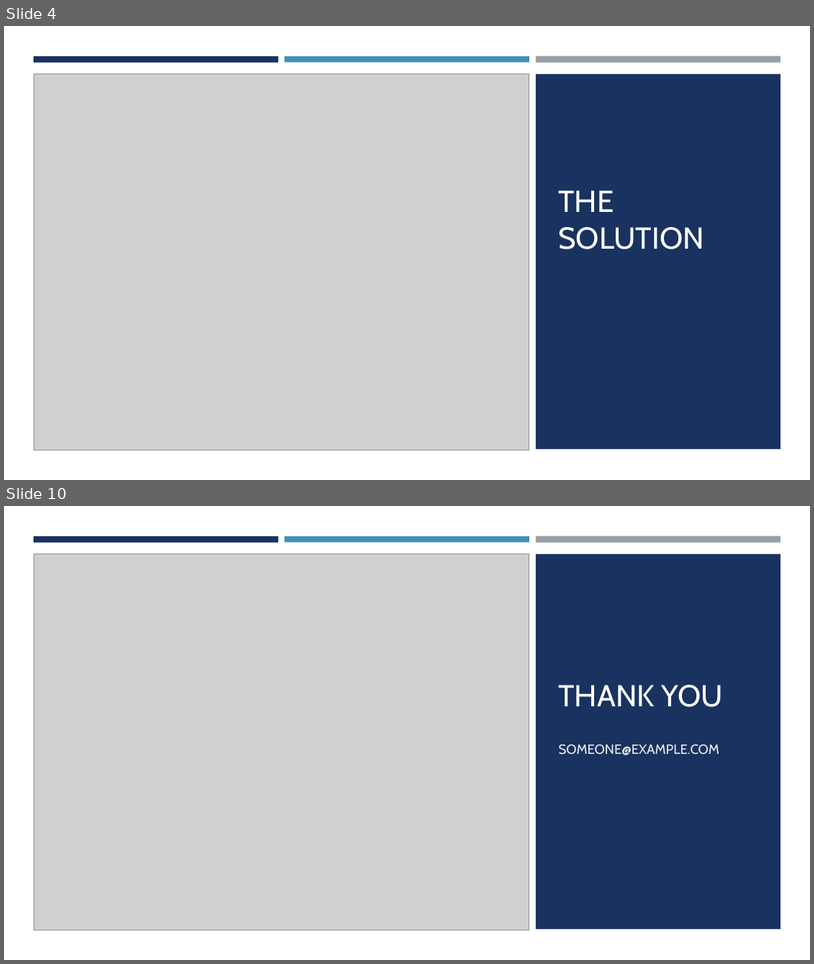
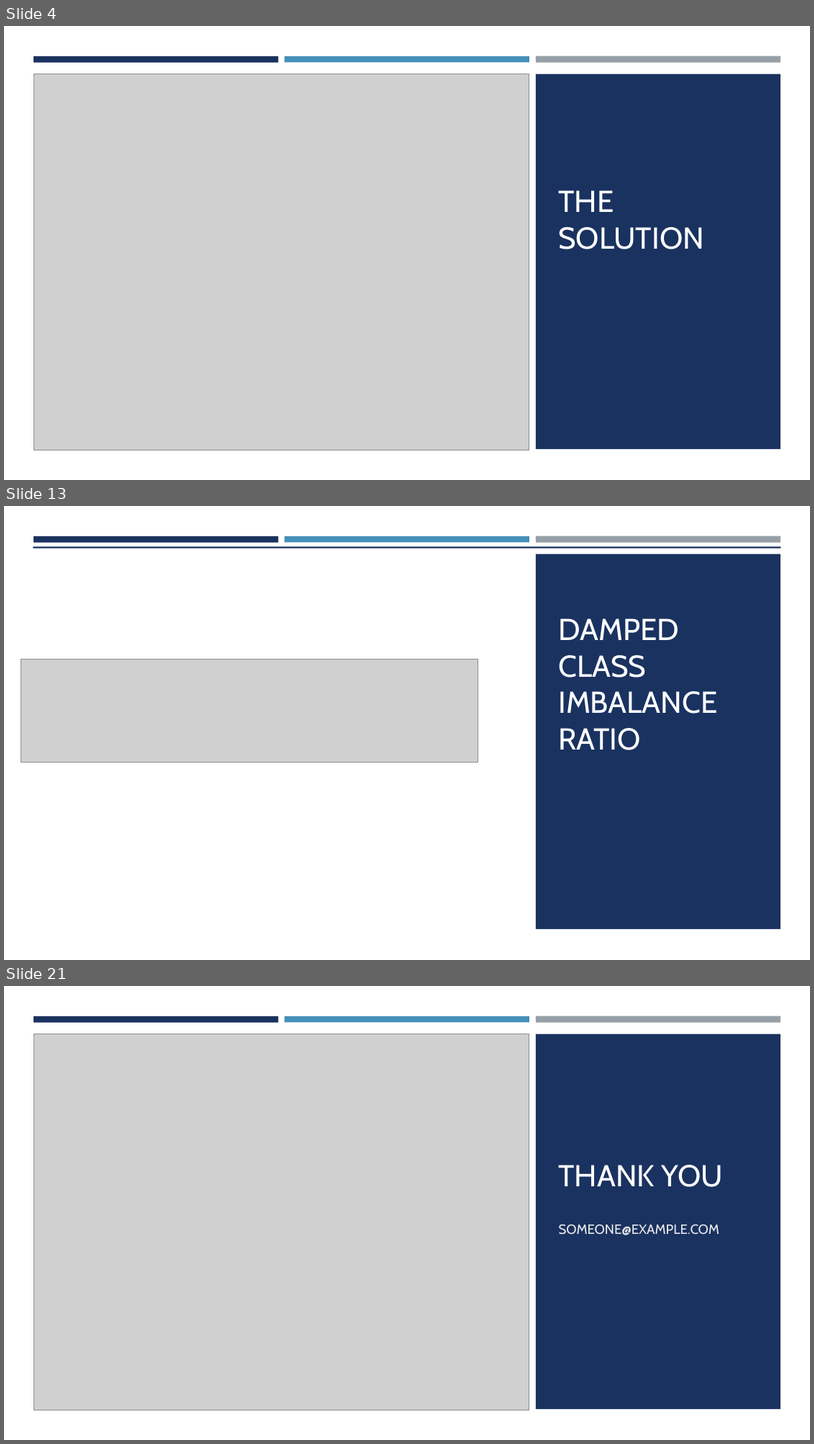
Before and after one commit to elte-dsd/assignments-jawdat23, a slide deck: data stream mining projct/Presentation.pptx. Shown one above the other, each under a label of ours: slides 4 and 10 before the commit, slides 4, 13 and 21 after it; the slides between them are not shown. The pictures are 814x964 and 814x1444 pixels, drawn with LibreOffice and Linux fonts; fonts in the diff are those of the drawing; grey boxes stand for pictures. Boxes give left, top, right and bottom in pixels: in the first picture for what was removed or moved away, otherwise in the second. Text is boxed around its words. In the diff, an @@ line names an element or a change of style, - is before the commit and + after.

```diff
--- a/data stream mining projct/Presentation.pptx
+++ b/data stream mining projct/Presentation.pptx
@@ slide 13 added at bbox=[4, 506, 810, 960], background #FFFFFF @@
@@ rectangle added at bbox=[4, 548, 810, 960], fill #FFFFFF @@
@@ rectangle added at bbox=[33, 546, 782, 626], fill #1A3260 @@
@@ rectangle added at bbox=[34, 536, 278, 542], fill #1A3260 @@
@@ rectangle added at bbox=[285, 536, 530, 542], fill #4590B8 @@
@@ rectangle added at bbox=[536, 536, 781, 543], fill #969FA7 @@
@@ rectangle added at bbox=[536, 554, 781, 929], fill #1A3260 @@
@@ title added at bbox=[559, 618, 718, 750], 36 pt, text #FFFFFF @@
+DAMPED CLASS IMBALANCE RATIO
@@ picture added at bbox=[21, 659, 478, 762] @@
@@ what was slide 10 is now slide 21 @@
```
Also in this commit, not shown: 2 slides changed, 13 other slides added, 3 slides removed, 1 other file.
